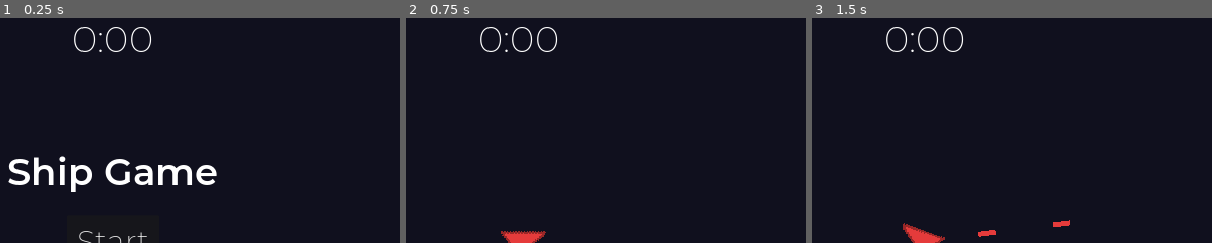
Above: before the commit, frames 1-3 (left to right).
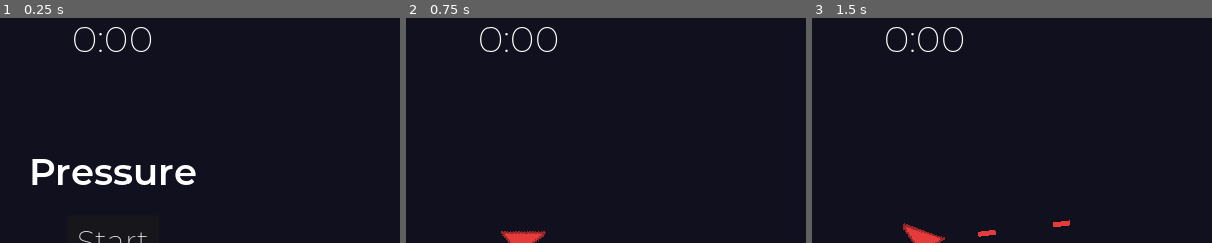
Above: after the commit, the same moments.

Repository: jordanjohnson56/shipgame
Game: Godot game, scene res://main.tscn
Same seed, same stepped clock (60 frames per second), same inputs: the game is played once before the commit and once after it.
Inputs (mouse positions are % of the whole screen's width and height, from its top left):
- Up to frame 1 (0.25 s): no input
- Up to frame 2 (0.75 s): click "Start" at 0.5 s
- Up to frame 3 (1.5 s): tap Enter at 1.25 s; move the mouse to (72, 45) at 1.27 s; press the mouse at (72, 45) at 1.28 s
The pictures show only the part of the screen within x 36-86%, y 0-50%; the shares and areas given below are measured in that part.

The runs differ from the first frame. In frame 1, 2.9% of the frame differs, in the area x 2-55%, y 61-78%; in frame 2, nothing differs; in frame 3, nothing differs.

Commit message:
Update name, icon, add pausing

Diff:
--- a/hud.gd
+++ b/hud.gd
@@ -9,9 +9,15 @@
     reset()
 
 
+func pause_menu():
+    $Message.text = "PAUSED"
+    $QuitButton.show()
+
+
 func reset():
-    $Message.text = "Ship Game"
+    $Message.text = "Pressure"
     $StartButton.show()
+    $QuitButton.show()
 
 
 func set_time(new_time):
@@ -34,11 +40,16 @@
 
 
 func _on_start_button_pressed():
-    $StartButton.hide()
-    $Message.text = ""
+    hide_menu()
     set_time(0)
     start_game.emit()
 
 
+func hide_menu():
+    $StartButton.hide()
+    $QuitButton.hide()
+    $Message.text = ""
+
+
 func _on_quit_button_pressed():
     get_tree().quit()
--- a/hud.tscn
+++ b/hud.tscn
@@ -90,8 +90,8 @@
 shortcut_in_tooltip = false
 text = "Start"
 
-[node name="QuitButton" type="Button" parent="StartButton"]
-layout_mode = 1
+[node name="QuitButton" type="Button" parent="."]
+process_mode = 3
 anchors_preset = 8
 anchor_left = 0.5
 anchor_top = 0.5
@@ -142,4 +142,4 @@
 vertical_alignment = 2
 
 [connection signal="pressed" from="StartButton" to="." method="_on_start_button_pressed"]
-[connection signal="pressed" from="StartButton/QuitButton" to="." method="_on_quit_button_pressed"]
+[connection signal="pressed" from="QuitButton" to="." method="_on_quit_button_pressed"]
--- a/main.gd
+++ b/main.gd
@@ -9,26 +9,32 @@
 
 # Called every frame. 'delta' is the elapsed time since the previous frame.
 func _process(_delta):
-    # close game with escape
-    if Input.is_action_pressed("close_game"):
-        get_tree().quit()
+    # pause game with escape
+    if Input.is_action_just_pressed("close_game"):
+        if game_started:
+            if get_tree().paused:
+                $HUD.hide_menu()
+                get_tree().paused = false
+            else:
+                $HUD.pause_menu()
+                get_tree().paused = true
 
     if game_started:
         # Fire when clicked
-        if Input.is_action_pressed("fire") and $FireCooldown.is_stopped():
+        if Input.is_action_pressed("fire") and $Game/FireCooldown.is_stopped():
             var shot = projectile_scene.instantiate()
-            shot.position = $Player.position
-            add_child(shot)
-            $FireCooldown.start()
+            shot.position = $Game/Player.position
+            $Game.add_child(shot)
+            $Game/FireCooldown.start()
             play_fire_sound()
 
 
 func start_game():
-    $Player.enable()
-    $EnemySpawnTimer.wait_time = initial_enemy_timer
-    $EnemySpawnTimer.start()
-    $Seconds.start()
-    $HUD.set_health($Player.health)
+    $Game/Player.enable()
+    $Game/EnemySpawnTimer.wait_time = initial_enemy_timer
+    $Game/EnemySpawnTimer.start()
+    $Game/Seconds.start()
+    $HUD.set_health($Game/Player.health)
     Input.set_custom_mouse_cursor(crosshair, Input.CURSOR_ARROW, Vector2(16,16))
     game_started = true
 
@@ -36,52 +42,52 @@
 func spawn_enemy():
     var enemy = enemy_scene.instantiate()
     # set enemy position
-    var spawn_point = get_node("EnemySpawns/EnemySpawnPoint")
+    var spawn_point = get_node("Game/EnemySpawns/EnemySpawnPoint")
     spawn_point.progress_ratio = randf()
     enemy.position = spawn_point.position
     # set enemy's target
-    enemy.target = $Player
+    enemy.target = $Game/Player
     # connect death to death sound
     enemy.died.connect(play_enemy_death_sound)
     # create enemy
-    add_child(enemy)
+    $Game.add_child(enemy)
 
 
 func game_over():
-    $EnemySpawnTimer.stop()
-    $Seconds.stop()
+    game_started = false
+    $Game/EnemySpawnTimer.stop()
+    $Game/Seconds.stop()
     $HUD.game_over()
     Input.set_custom_mouse_cursor(null)
-    game_started = false
-    $GameOverSound.play()
+    $Game/GameOverSound.play()
     await get_tree().create_timer(3).timeout
     $HUD.reset()
     get_tree().call_group("enemy", "queue_free")
 
 
 func _on_player_hurt():
-    $HUD.set_health($Player.health)
-    var particles = $HitParticles.duplicate()
+    $HUD.set_health($Game/Player.health)
+    var particles = $Game/HitParticles.duplicate()
     particles.emitting = true
-    particles.position = $Player.position
+    particles.position = $Game/Player.position
     particles.finished.connect(particles.queue_free)
-    add_child(particles)
-    $PlayerDamageSound.play()
+    $Game.add_child(particles)
+    $Game/PlayerDamageSound.play()
 
 
 func _on_difficulty_timer_timeout():
-    var new_wait_time = clamp($EnemySpawnTimer.wait_time - 0.05, 0.05, 1)
-    $EnemySpawnTimer.wait_time = new_wait_time
+    var new_wait_time = clamp($Game/EnemySpawnTimer.wait_time - 0.05, 0.05, 1)
+    $Game/EnemySpawnTimer.wait_time = new_wait_time
     # Add one second to difficulty timer so difficulty doesn't ramp up too quickly
-    $DifficultyTimer.wait_time += 1
+    $Game/DifficultyTimer.wait_time += 1
 
 
 func play_fire_sound():
     # Pick random fire sound
-    var child_index = randi_range(0, $FireSounds.get_child_count() - 1)
-    var fire_sound = $FireSounds.get_child(child_index)
+    var child_index = randi_range(0, $Game/FireSounds.get_child_count() - 1)
+    var fire_sound = $Game/FireSounds.get_child(child_index)
     fire_sound.play()
 
 
 func play_enemy_death_sound():
-    $EnemyDeathSound.play()
+    $Game/EnemyDeathSound.play()
--- a/main.tscn
+++ b/main.tscn
@@ -38,32 +38,36 @@
 color_ramp = SubResource("GradientTexture1D_wecqc")
 
 [node name="Main" type="Node"]
+process_mode = 3
 script = ExtResource("1_x3x6b")
 
-[node name="Player" parent="." instance=ExtResource("2_fnnxj")]
+[node name="Game" type="Node" parent="."]
+process_mode = 1
+
+[node name="Player" parent="Game" instance=ExtResource("2_fnnxj")]
+process_mode = 1
 visible = false
 
-[node name="FireCooldown" type="Timer" parent="."]
+[node name="FireCooldown" type="Timer" parent="Game"]
+process_mode = 1
 wait_time = 0.075
 one_shot = true
 
-[node name="EnemySpawns" type="Path2D" parent="."]
+[node name="EnemySpawns" type="Path2D" parent="Game"]
 curve = SubResource("Curve2D_w5d2k")
 
-[node name="EnemySpawnPoint" type="PathFollow2D" parent="EnemySpawns"]
+[node name="EnemySpawnPoint" type="PathFollow2D" parent="Game/EnemySpawns"]
 position = Vector2(-384, -256)
 
-[node name="EnemySpawnTimer" type="Timer" parent="."]
+[node name="EnemySpawnTimer" type="Timer" parent="Game"]
 
-[node name="HUD" parent="." instance=ExtResource("4_ki6ys")]
-
-[node name="DifficultyTimer" type="Timer" parent="."]
+[node name="DifficultyTimer" type="Timer" parent="Game"]
 wait_time = 5.0
 autostart = true
 
-[node name="Seconds" type="Timer" parent="."]
+[node name="Seconds" type="Timer" parent="Game"]
 
-[node name="HitParticles" type="GPUParticles2D" parent="."]
+[node name="HitParticles" type="GPUParticles2D" parent="Game"]
 emitting = false
 amount = 100
 process_material = SubResource("ParticleProcessMaterial_r8j0u")
@@ -71,53 +75,55 @@
 one_shot = true
 explosiveness = 1.0
 
-[node name="FireSounds" type="Node" parent="."]
+[node name="FireSounds" type="Node" parent="Game"]
 
-[node name="FireSoundHigh" type="AudioStreamPlayer" parent="FireSounds"]
+[node name="FireSoundHigh" type="AudioStreamPlayer" parent="Game/FireSounds"]
 stream = ExtResource("3_fqxxp")
 volume_db = 10.0
 max_polyphony = 10
 bus = &"Projectiles"
 
-[node name="FireSoundMid" type="AudioStreamPlayer" parent="FireSounds"]
+[node name="FireSoundMid" type="AudioStreamPlayer" parent="Game/FireSounds"]
 stream = ExtResource("3_fqxxp")
 volume_db = 10.0
 pitch_scale = 0.95
 max_polyphony = 10
 bus = &"Projectiles"
 
-[node name="FireSoundLow" type="AudioStreamPlayer" parent="FireSounds"]
+[node name="FireSoundLow" type="AudioStreamPlayer" parent="Game/FireSounds"]
 stream = ExtResource("3_fqxxp")
 volume_db = 10.0
 pitch_scale = 0.9
 max_polyphony = 10
 bus = &"Projectiles"
 
-[node name="Music" type="AudioStreamPlayer" parent="."]
-stream = ExtResource("5_547um")
-volume_db = -5.0
-autoplay = true
-
-[node name="EnemyDeathSound" type="AudioStreamPlayer" parent="."]
+[node name="EnemyDeathSound" type="AudioStreamPlayer" parent="Game"]
 stream = ExtResource("6_1rkhn")
 volume_db = -10.0
 pitch_scale = 0.8
 max_polyphony = 3
 bus = &"EnemyDeath"
 
-[node name="PlayerDamageSound" type="AudioStreamPlayer" parent="."]
+[node name="PlayerDamageSound" type="AudioStreamPlayer" parent="Game"]
 stream = ExtResource("6_1rkhn")
 volume_db = -5.0
 pitch_scale = 0.6
 max_polyphony = 3
 bus = &"PlayerDamage"
 
-[node name="GameOverSound" type="AudioStreamPlayer" parent="."]
+[node name="GameOverSound" type="AudioStreamPlayer" parent="Game"]
 stream = ExtResource("7_p6fmx")
 
-[connection signal="died" from="Player" to="." method="game_over"]
-[connection signal="hurt" from="Player" to="." method="_on_player_hurt"]
-[connection signal="timeout" from="EnemySpawnTimer" to="." method="spawn_enemy"]
+[node name="HUD" parent="." instance=ExtResource("4_ki6ys")]
+
+[node name="Music" type="AudioStreamPlayer" parent="."]
+stream = ExtResource("5_547um")
+volume_db = -5.0
+autoplay = true
+
+[connection signal="died" from="Game/Player" to="." method="game_over"]
+[connection signal="hurt" from="Game/Player" to="." method="_on_player_hurt"]
+[connection signal="timeout" from="Game/EnemySpawnTimer" to="." method="spawn_enemy"]
+[connection signal="timeout" from="Game/DifficultyTimer" to="." method="_on_difficulty_timer_timeout"]
+[connection signal="timeout" from="Game/Seconds" to="HUD" method="_on_seconds_timeout"]
 [connection signal="start_game" from="HUD" to="." method="start_game"]
-[connection signal="timeout" from="DifficultyTimer" to="." method="_on_difficulty_timer_timeout"]
-[connection signal="timeout" from="Seconds" to="HUD" method="_on_seconds_timeout"]
--- a/project.godot
+++ b/project.godot
@@ -10,10 +10,11 @@
 
 [application]
 
-config/name="ShipGame"
+config/name="Pressure"
+config/version="1.0"
 run/main_scene="res://main.tscn"
 config/features=PackedStringArray("4.2", "Forward Plus")
-config/icon="res://icon.svg"
+config/icon="res://art/ship.png"
 
 [display]
 
